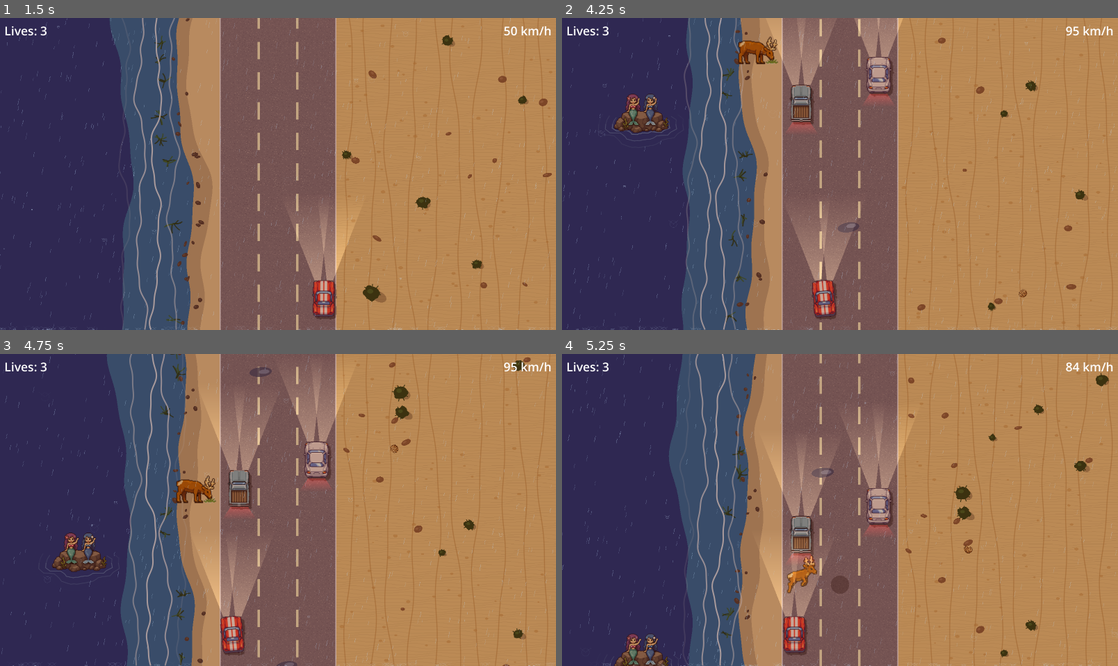
Above: before the commit, frames 1-4 (two rows, left to right).
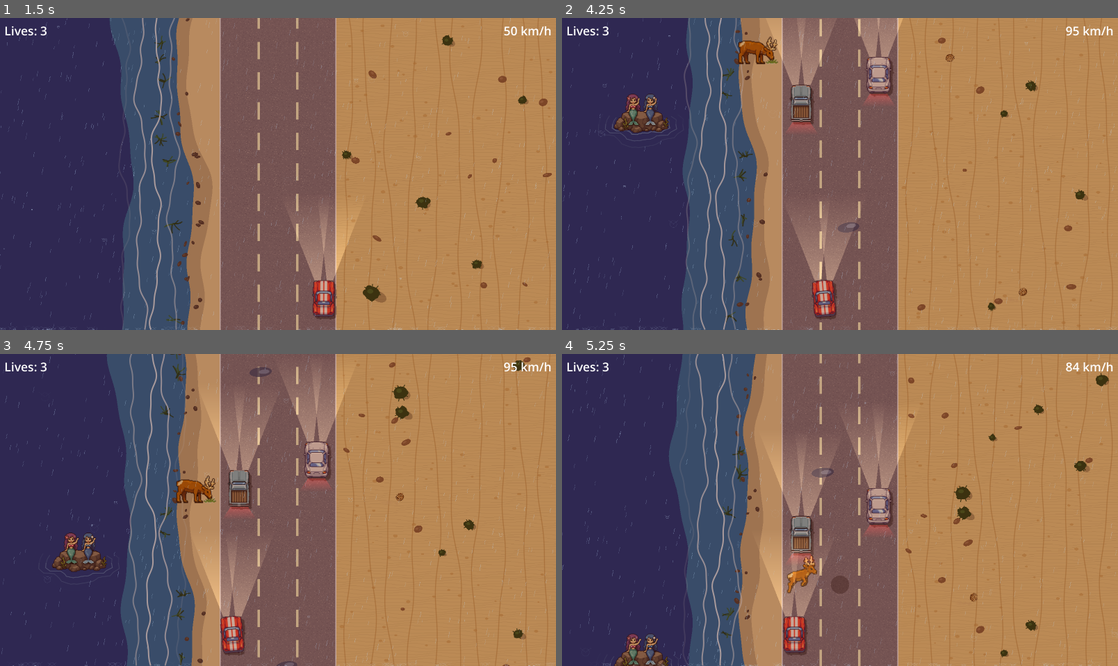
Above: after the commit, the same moments.

Repository: Antonio-Ingegnere/road-race
Game: Godot game, scene res://scenes/main.tscn
The game is run twice, just before and just after one commit, with the same random seed, the same clock (stepped at 60 frames per second) and the same inputs.
Inputs:
- Up to frame 1 (1.5 s): tap Enter at 0.5 s; hold Right (ui_right) 0.53-1.28 s; hold Down (ui_down) from 1.28 s (still down)
- Up to frame 2 (4.25 s): release Down (ui_down) at 2.03 s; hold Right (ui_right) 2.03-2.78 s; hold Up (ui_up) 2.78-3.53 s; hold Left (ui_left) from 3.53 s (still down)
- Up to frame 3 (4.75 s): keep holding Left (ui_left)
- Up to frame 4 (5.25 s): release Left (ui_left) at 5.03 s; hold Down (ui_down) from 5.03 s (still down)

Frame 1 is identical in both runs. In frame 2, less than 0.1% of the frame differs, in the area x 69-84%, y 11-90%; in frame 3, less than 0.1%; in frame 4, less than 0.1%.

Commit message:
Add dusty trail effect to tumbleweeds
Each rolling tumbleweed emits sandy dust puffs behind it at ground
level. Puffs scroll with the road, drift opposite to the roll direction,
grow and fade out over 0.6–1.2 s. No dust is emitted while airborne.

Co-Authored-By: Claude Sonnet 4.6 <noreply@anthropic.com>

Diff:
--- a/scripts/road.gd
+++ b/scripts/road.gd
@@ -92,6 +92,7 @@
 var _tumbleweeds: Array = []
 var _tw_spawn_timer := 0.0
 var _tw_next_spawn  := 0.0
+var _dust: Array = []
 
 var landscape_left  := LANDSCAPE_GRASS
 var landscape_right := LANDSCAPE_GRASS
@@ -196,6 +197,30 @@
 		return px >= tw["x0"] - tw_hw and px <= tw["x1"] + tw_hw
 	)
 
+	# Emit dust from moving tumbleweeds
+	for tw in _tumbleweeds:
+		if abs(tw["vel_x"]) > 1.0 and not tw["jumping"] and randf() < 0.4:
+			var ex: float = tw["pos"].x - sign(tw["vel_x"]) * TW_ROLL_RADIUS * 0.6
+			_dust.append({
+				"pos":      Vector2(ex + randf_range(-3.0, 3.0),
+									tw["pos"].y + TW_ROLL_RADIUS * 0.7 + randf_range(-2.0, 2.0)),
+				"vx":       randf_range(-6.0, 6.0) - tw["vel_x"] * 0.12,
+				"vy":       randf_range(-14.0, -5.0),
+				"age":      0.0,
+				"lifetime": randf_range(0.6, 1.2),
+				"radius":   randf_range(2.0, 4.5),
+			})
+
+	# Update dust particles
+	for i in range(_dust.size() - 1, -1, -1):
+		var p: Dictionary = _dust[i]
+		p["pos"].y += scroll_px
+		p["pos"].x += p["vx"] * delta
+		p["pos"].y += p["vy"] * delta
+		p["age"]   += delta
+		if p["age"] >= p["lifetime"]:
+			_dust.remove_at(i)
+
 	queue_redraw()
 
 
@@ -594,6 +619,17 @@
 		return
 	var hw := TW_FRAME * 0.5
 	var hh := TW_FRAME * 0.5
+
+	# Dust (drawn first, behind sprites)
+	for p in _dust:
+		var px: float = p["pos"].x
+		if px < x0 - 20.0 or px > x1 + 20.0:
+			continue
+		var t: float     = p["age"] / p["lifetime"]
+		var alpha: float = (1.0 - t) * (1.0 - t) * 0.50
+		var r: float     = p["radius"] * (1.0 + t * 2.0)
+		draw_circle(p["pos"], r, Color(0.85, 0.72, 0.48, alpha))
+
 	for tw in _tumbleweeds:
 		var tx: float = tw["pos"].x
 		if tx < x0 - hw or tx > x1 + hw:
